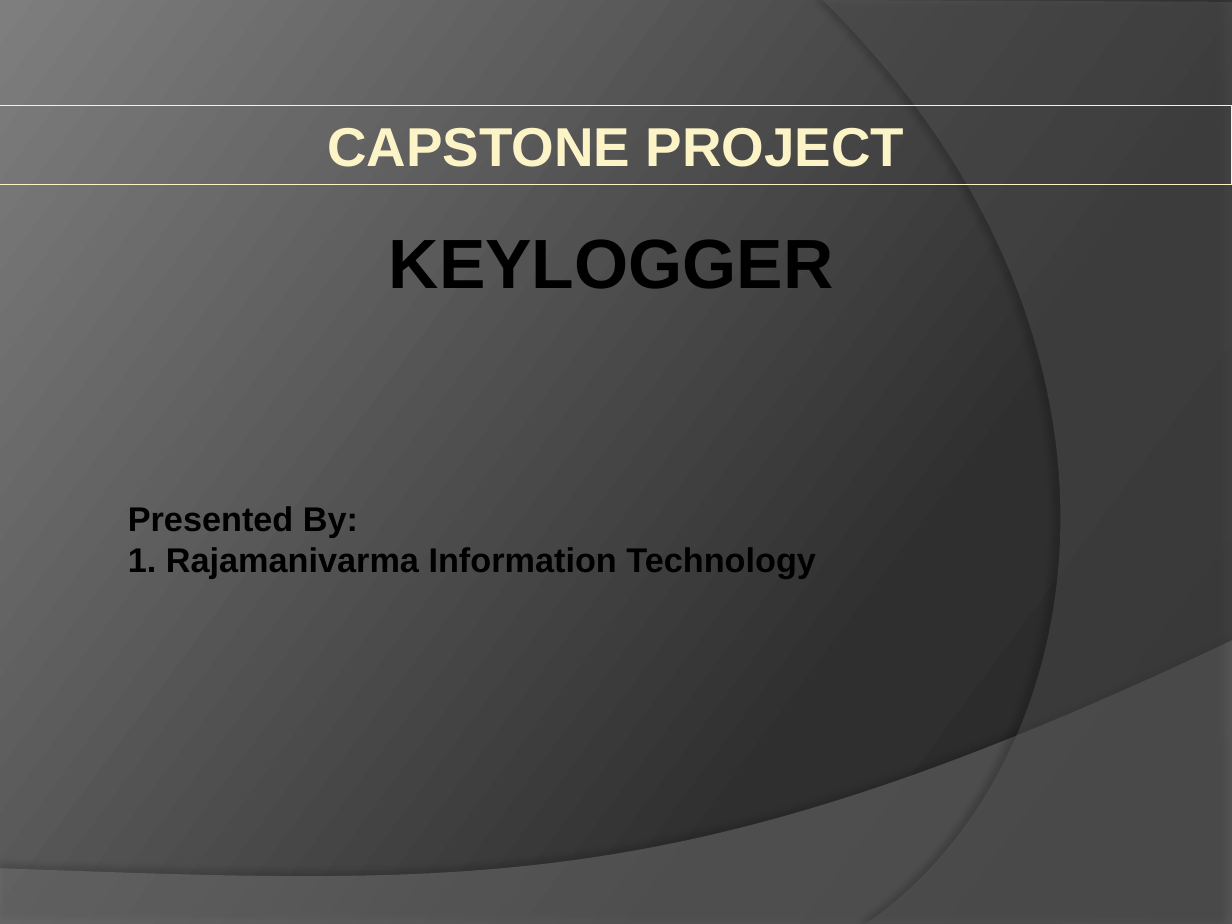
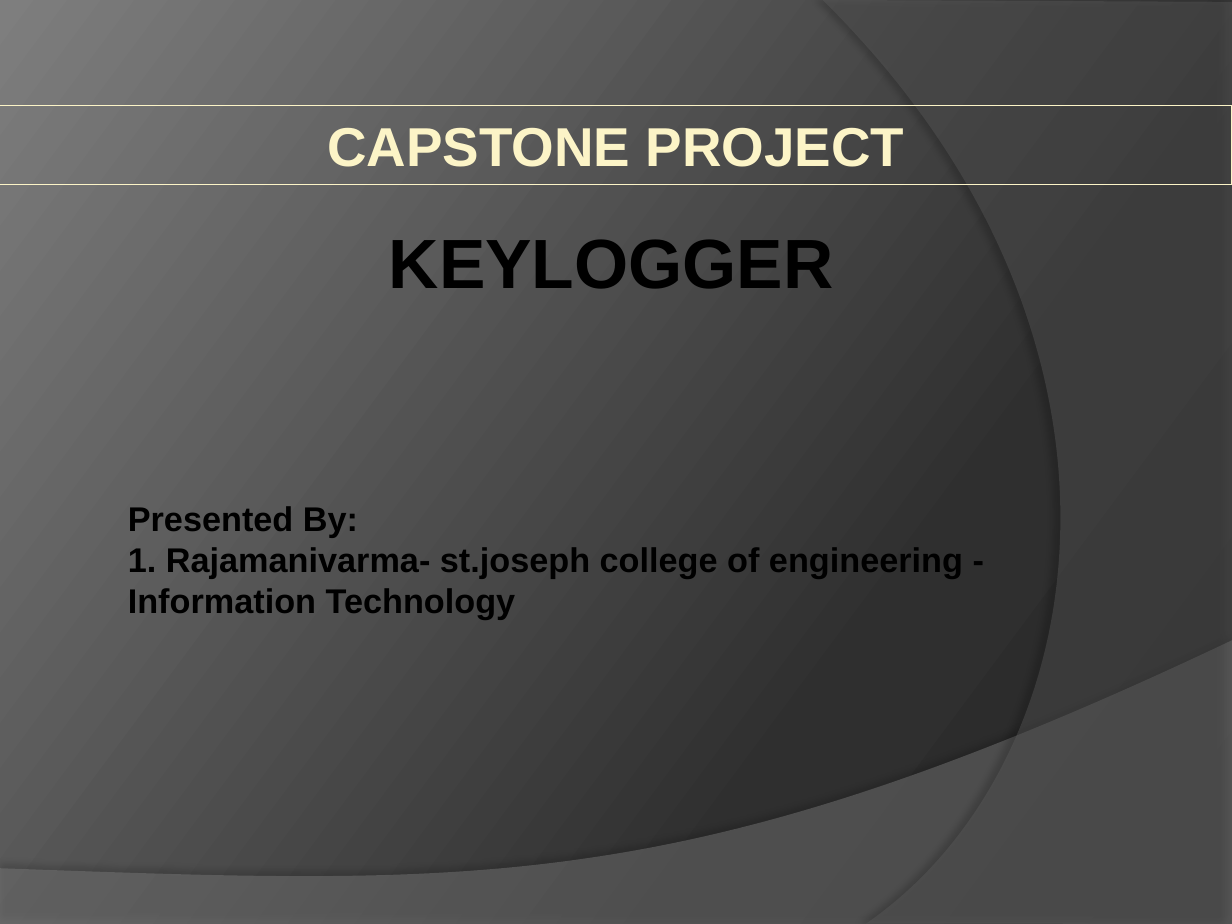
Before and after one commit to rajamanivram/Cyber-security-, a slide deck: slide 1 of KEYLOGGER MAN.pptx. Drawn at 1232x924 pixels with LibreOffice and Linux fonts; fonts in the diff are those of the drawing. Boxes give left, top, right and bottom in pixels: in the first picture for what was removed or moved away, otherwise in the second. Text is boxed around its words. In the diff, an @@ line names an element or a change of style, - is before the commit and + after.

```diff
--- a/KEYLOGGER MAN.pptx
+++ b/KEYLOGGER MAN.pptx
@@ text at [128,547,963,619]: text changed @@
-1. Rajamanivarma Information Technology
+1. Rajamanivarma- st.joseph college of engineering - Information Technology
```
